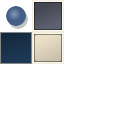
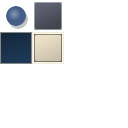
Comparing the layer stacks of the two 128px x 128px images. Changes:
painted on "tile-light" over [32, 0, 64, 32]
